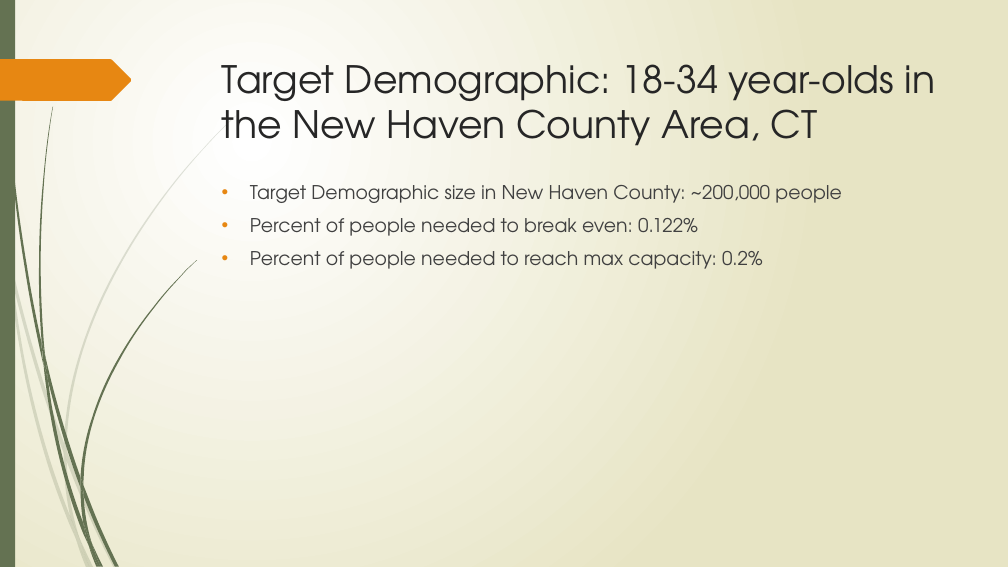
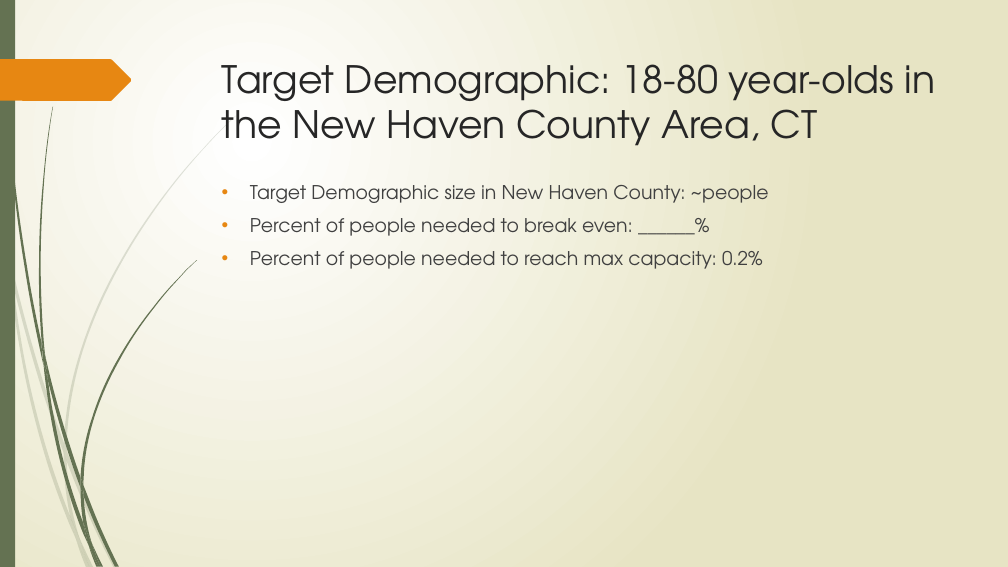
Before and after one commit to tieje/dogen, a slide deck: slide 19 of Presentation/SocialHub_FrancisT_06_23_2020.pptx (slide 17 before the commit). Drawn at 1008x567 pixels with LibreOffice and Linux fonts; fonts in the diff are those of the drawing. Boxes give left, top, right and bottom in pixels: in the first picture for what was removed or moved away, otherwise in the second. Text is boxed around its words. In the diff, an @@ line names an element or a change of style, - is before the commit and + after.

```diff
--- a/Presentation/SocialHub_FrancisT_06_23_2020.pptx
+++ b/Presentation/SocialHub_FrancisT_06_23_2020.pptx
@@ title at (222, 64, 936, 146): text changed @@
-Target Demographic: 18-34 year-olds in the New Haven County Area, CT
+Target Demographic: 18-80 year-olds in the New Haven County Area, CT
@@ text at (250, 185, 769, 236): text changed @@
-• Target Demographic size in New Haven County: ~200,000 people
-• Percent of people needed to break even: 0.122%
+• Target Demographic size in New Haven County: ~people
+• Percent of people needed to break even: ______%
```
Also in this commit, not shown: 13 other slides changed, 4 slides added, 2 slides removed, 5 other files.
